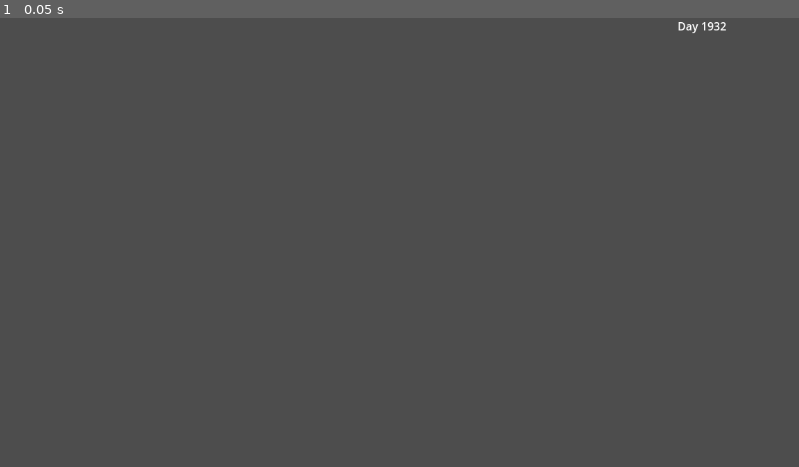
Above: before the commit, frame 1.
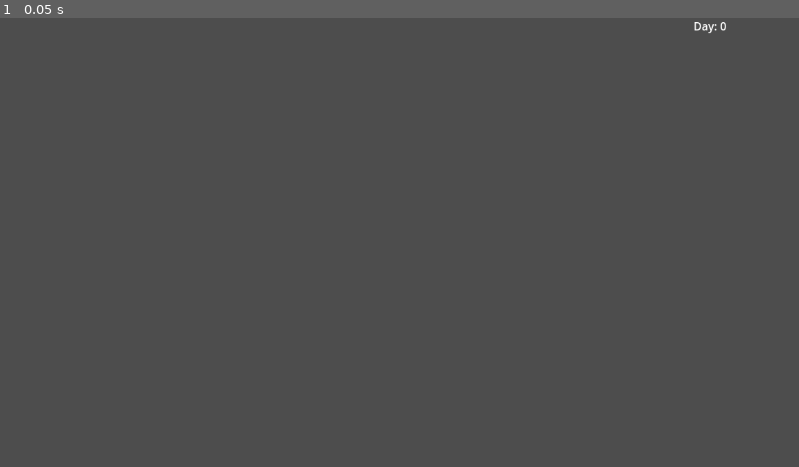
Above: after the commit, the same moment.

Repository: ellarekow/PSWGameJam
Game: Godot game, scene res://Scenes/game.tscn
Same seed, same stepped clock (60 frames per second), same inputs: the game is played once before the commit and once after it.
Inputs:
- Up to frame 1 (0.05 s): no input

The runs differ from the first frame. In frame 1, less than 0.1% of the frame differs, in the area x 84-91%, y 0-4%.

Commit message:
Refactoring day counter test, creates global variable script for score list

Diff:
--- /dev/null
+++ b/game/Global_Scores.gd
@@ -0,0 +1,4 @@
+extends Node
+
+var Money = 0
+var Day = 0
--- a/game/Scenes/game.tscn
+++ b/game/Scenes/game.tscn
@@ -1,11 +1,11 @@
 [gd_scene load_steps=3 format=3 uid="uid://bk0b86vg30kw8"]
 
-[ext_resource type="Script" path="res://Scripts/test_counter_increment.gd" id="1_qfbb2"]
 [ext_resource type="PackedScene" uid="uid://dqqktfusong5s" path="res://Scenes/day_counter_gui.tscn" id="1_wov1i"]
+[ext_resource type="Script" path="res://Scripts/day_counter_gui.gd" id="2_ibqg5"]
 
 [node name="Game" type="Node2D"]
 
 [node name="DayCounter" parent="." instance=ExtResource("1_wov1i")]
-script = ExtResource("1_qfbb2")
+script = ExtResource("2_ibqg5")
 
 [node name="Camera2D" type="Camera2D" parent="."]
--- /dev/null
+++ b/game/Scripts/day_counter_gui.gd
@@ -0,0 +1,6 @@
+extends CanvasLayer
+
+# Called every frame. 'delta' is the elapsed time since the previous frame.
+func _process(_delta: float) -> void:
+	var label = $MarginContainer/HBoxContainer/Label
+	label.text = str("Day: ",GlobalScores.Day)
--- a/game/Scripts/test_counter_increment.gd
+++ /dev/null
@@ -1,8 +0,0 @@
-extends Node
-
-var Game_Counter_Label : Label
-# Called when the node enters the scene tree for the first time.
-func _ready() -> void:
-	Game_Counter_Label = $MarginContainer/HBoxContainer/Label
-	Game_Counter_Label.text = "Day 1932"
-	pass # Replace with function body.
--- a/game/project.godot
+++ b/game/project.godot
@@ -14,3 +14,7 @@
 run/main_scene="res://Scenes/game.tscn"
 config/features=PackedStringArray("4.3", "Forward Plus")
 config/icon="res://icon.svg"
+
+[autoload]
+
+GlobalScores="*res://Global_Scores.gd"
